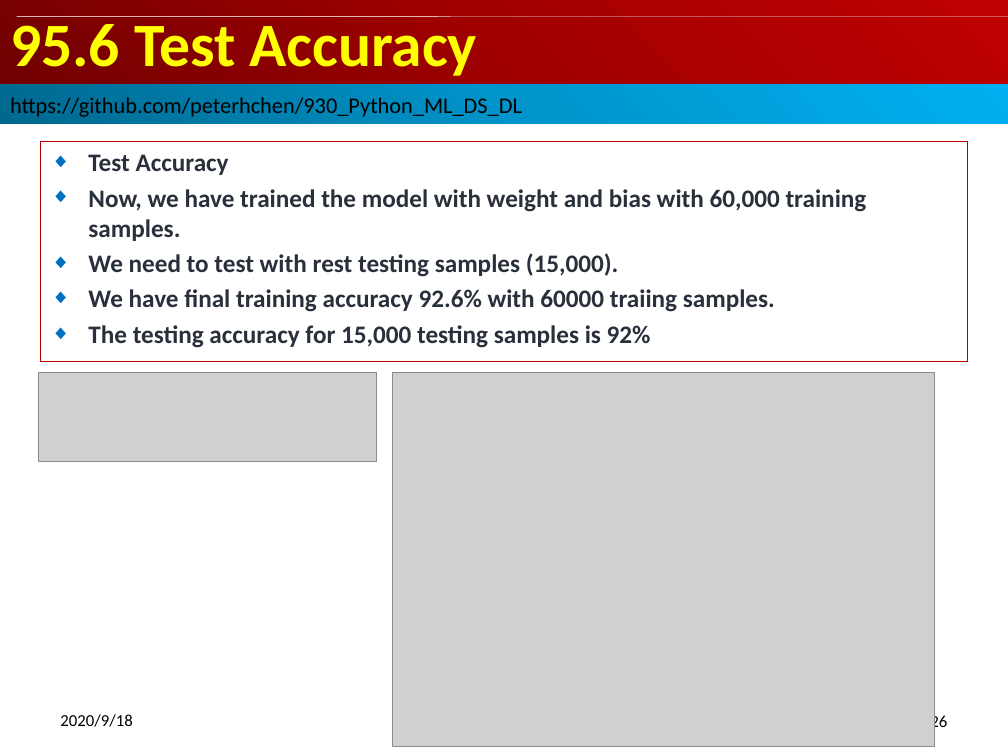
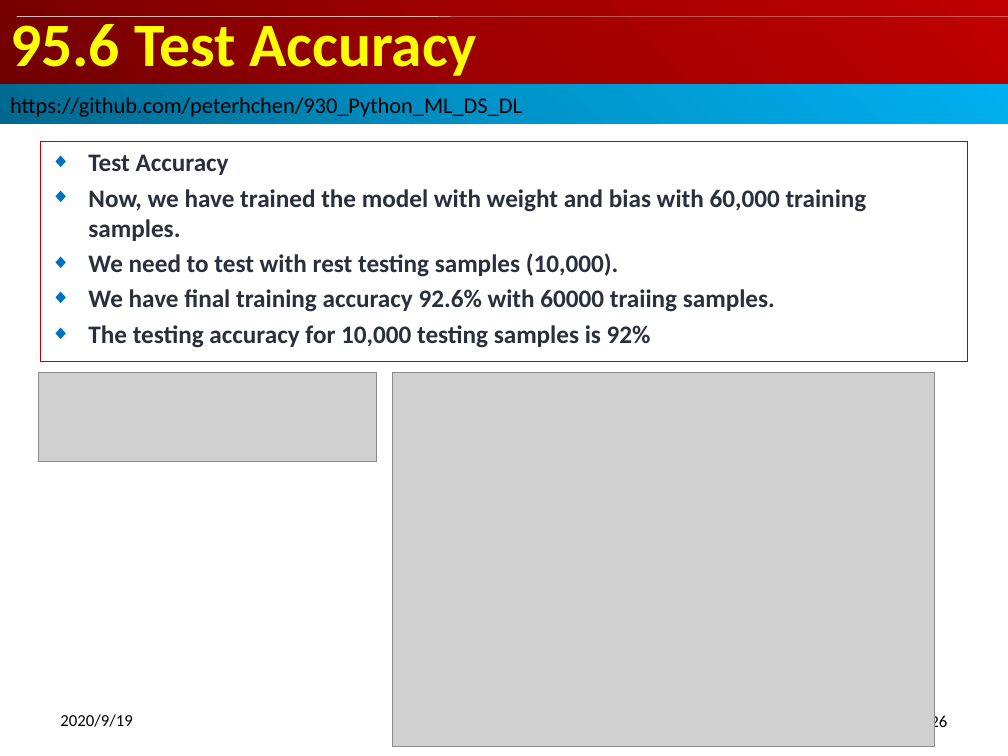
Before and after one commit to peterhchen/900_Python_ML_DS_DL, a slide deck: slide 26 of 095_RunTensorlfow2.0Part02.pptx. Drawn at 1008x756 pixels with LibreOffice and Linux fonts; fonts in the diff are those of the drawing; grey boxes stand for pictures. Boxes give left, top, right and bottom in pixels: in the first picture for what was removed or moved away, otherwise in the second. Text is boxed around its words. In the diff, an @@ line names an element or a change of style, - is before the commit and + after.

```diff
--- a/095_RunTensorlfow2.0Part02.pptx
+++ b/095_RunTensorlfow2.0Part02.pptx
@@ subtitle at (x1=88, y1=253, x2=619, y2=277): text changed @@
-◆ We need to test with rest testing samples (15,000).
+◆ We need to test with rest testing samples (10,000).
@@ subtitle at (x1=88, y1=325, x2=651, y2=348): text changed @@
-◆ The testing accuracy for 15,000 testing samples is 92%
+◆ The testing accuracy for 10,000 testing samples is 92%
@@ text at (x1=60, y1=714, x2=132, y2=727): text changed @@
-2020/9/18
+2020/9/19
```
Also in this commit, not shown: 31 other slides changed, 13 other files.
